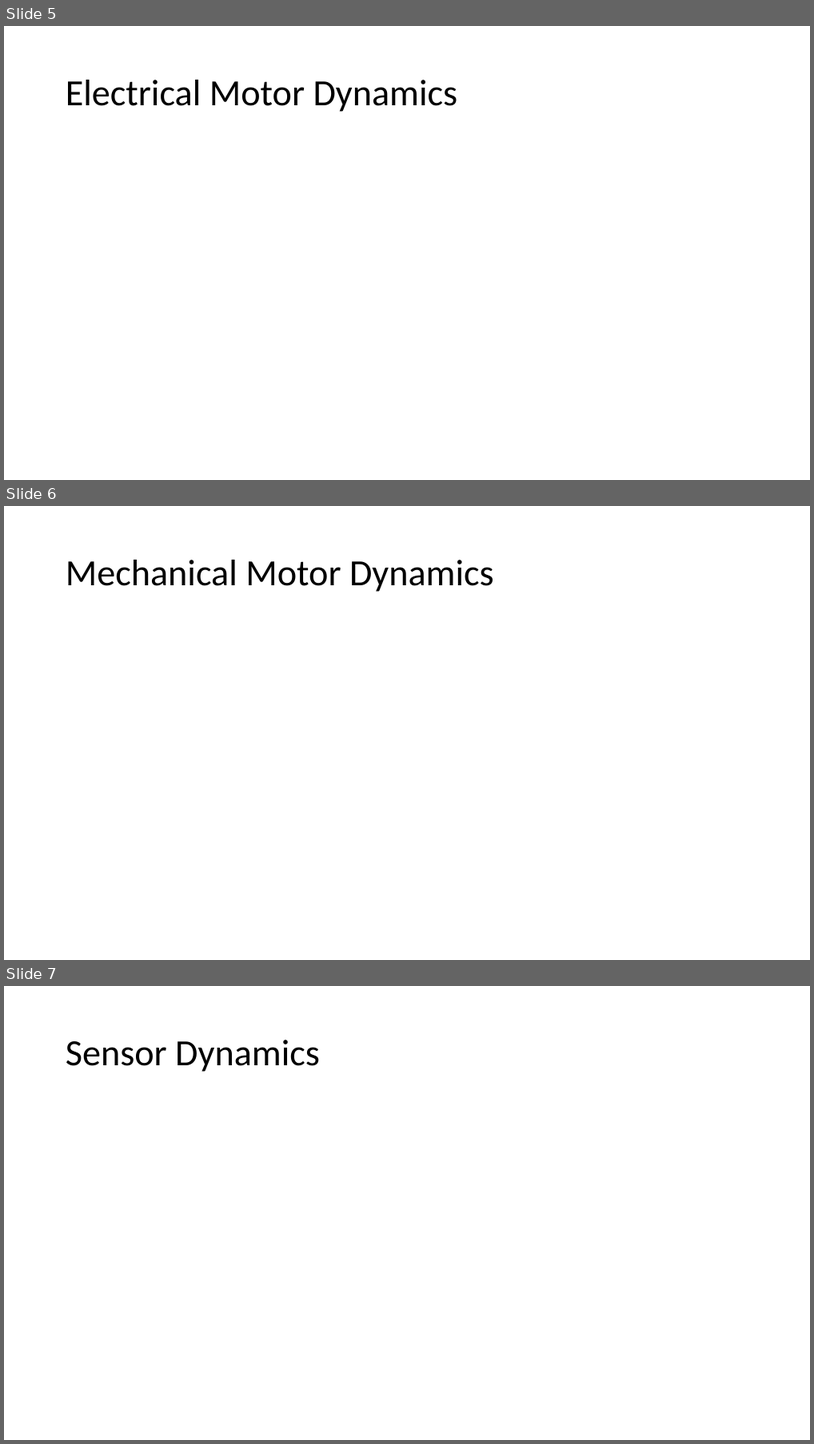
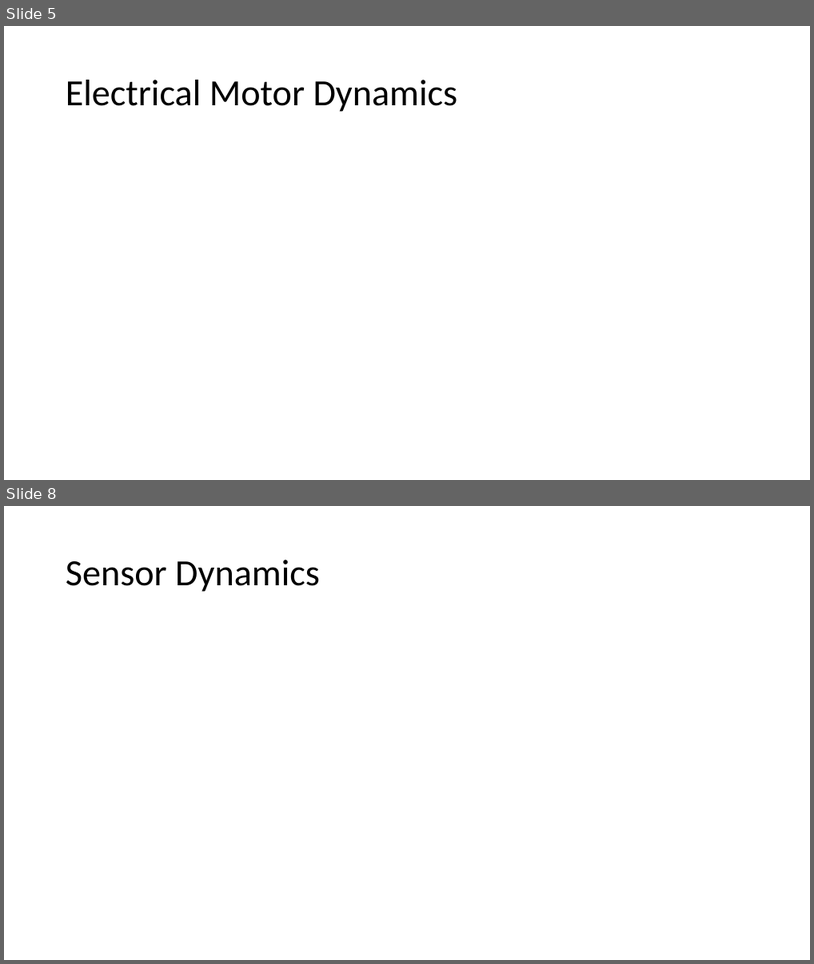
Before and after one commit to FSXAC/ELEC341, a slide deck: docs/report.pptx. Shown one above the other, each under a label of ours: slides 5, 6 and 7 before the commit, slides 5 and 8 after it; the slides between them are not shown. The pictures are 814x1444 and 814x964 pixels, drawn with LibreOffice and Linux fonts; fonts in the diff are those of the drawing. Boxes give left, top, right and bottom in pixels: in the first picture for what was removed or moved away, otherwise in the second. Text is boxed around its words. In the diff, an @@ line names an element or a change of style, - is before the commit and + after.

```diff
--- a/docs/report.pptx
+++ b/docs/report.pptx
@@ slide 6 removed at box(4, 506, 810, 960), background #FFFFFF @@
@@ title removed at box(66, 560, 494, 592) @@
-Mechanical Motor Dynamics
@@ what was slide 7 is now slide 8 @@
```
Also in this commit, not shown: 1 slide changed, 2 slides added, 1 other file.
